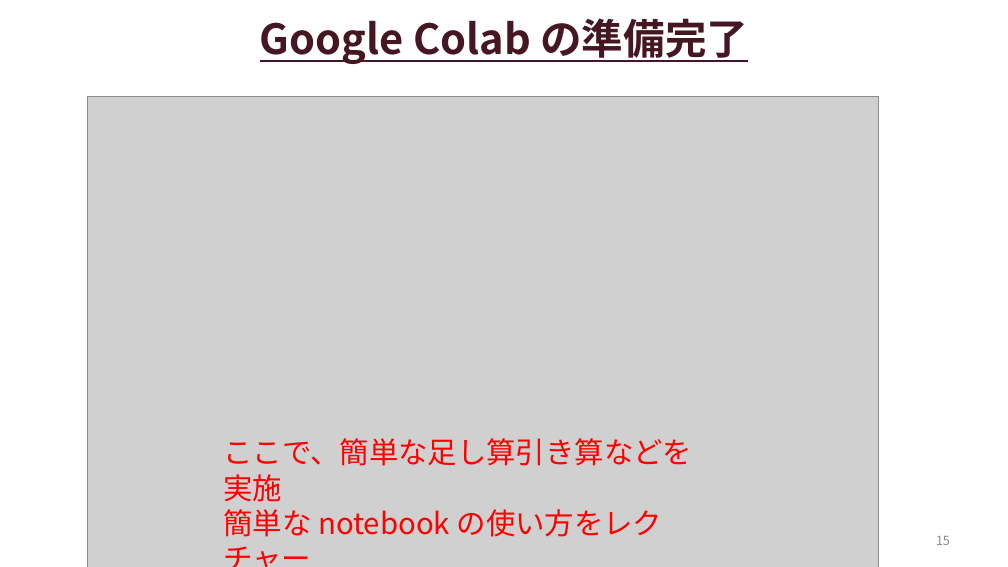
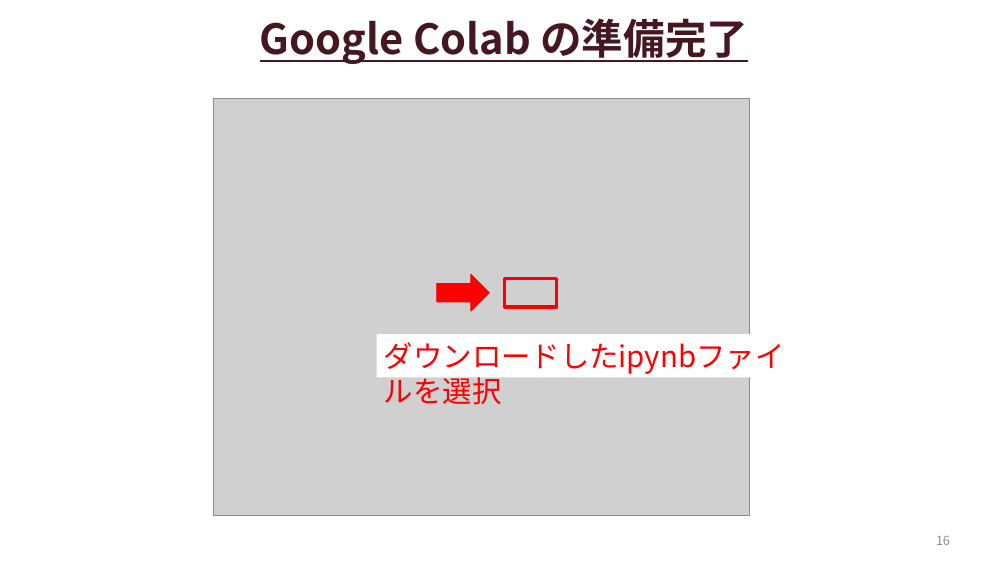
Before and after one commit to iwata97/bioinfo, a slide deck: slide 16 of バイオ技術_第1日目.pptx (slide 15 before the commit). Drawn at 1008x567 pixels with LibreOffice and Linux fonts; fonts in the diff are those of the drawing; grey boxes stand for pictures. Boxes give left, top, right and bottom in pixels: in the first picture for what was removed or moved away, otherwise in the second. Text is boxed around its words. In the diff, an @@ line names an element or a change of style, - is before the commit and + after.

```diff
--- a/バイオ技術_第1日目.pptx
+++ b/バイオ技術_第1日目.pptx
@@ picture: place and size @@
-picture at (87, 97, 878, 567)
+picture at (213, 98, 750, 516)
@@ right arrow added at (437, 274, 489, 312), fill #FF0000, outline #FF0000 0.75 pt @@
@@ rectangle added at (504, 278, 557, 307), outline #FF0000 3 pt @@
@@ rectangle added at (377, 334, 813, 377), fill #FFFFFF, 28 pt, text #FF0000 @@
+ダウンロードしたipynbファイルを選択
@@ text removed at (224, 438, 693, 537) @@
-ここで、簡単な足し算引き算などを実施
-簡単な notebook の使い方をレクチャー
@@ page number at (936, 536, 950, 545): text changed @@
-15
+16
```
Also in this commit, not shown: 4 other slides changed, 1 slide added, 1 other file.
